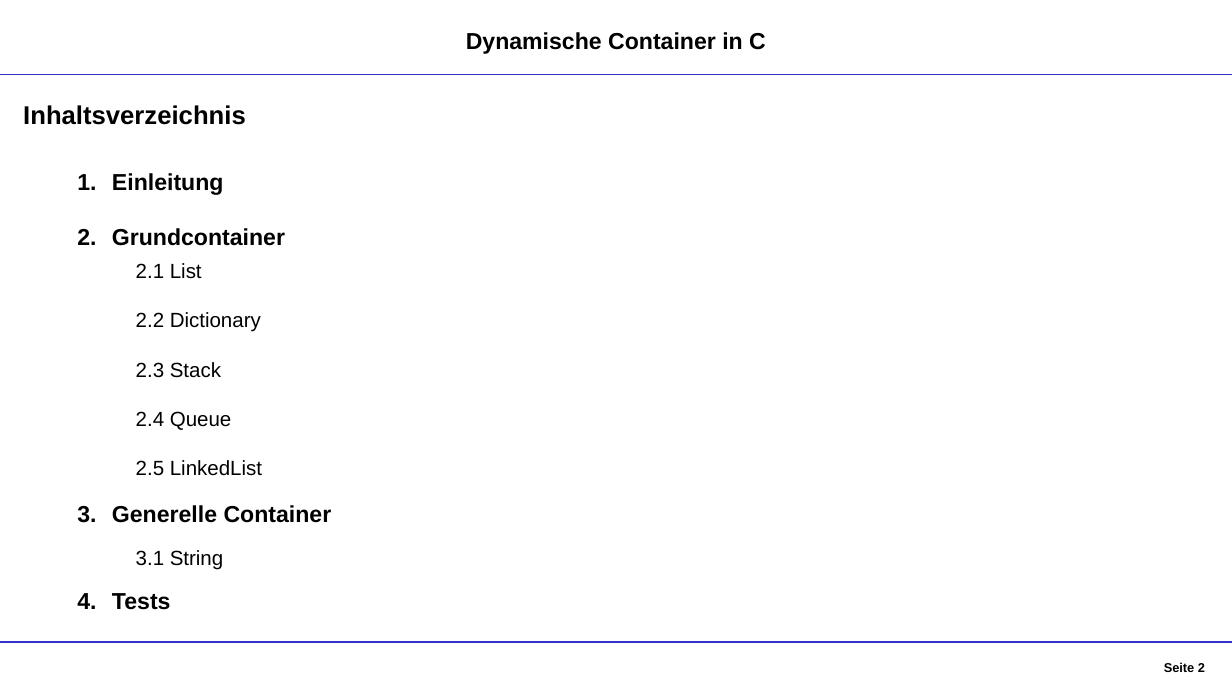
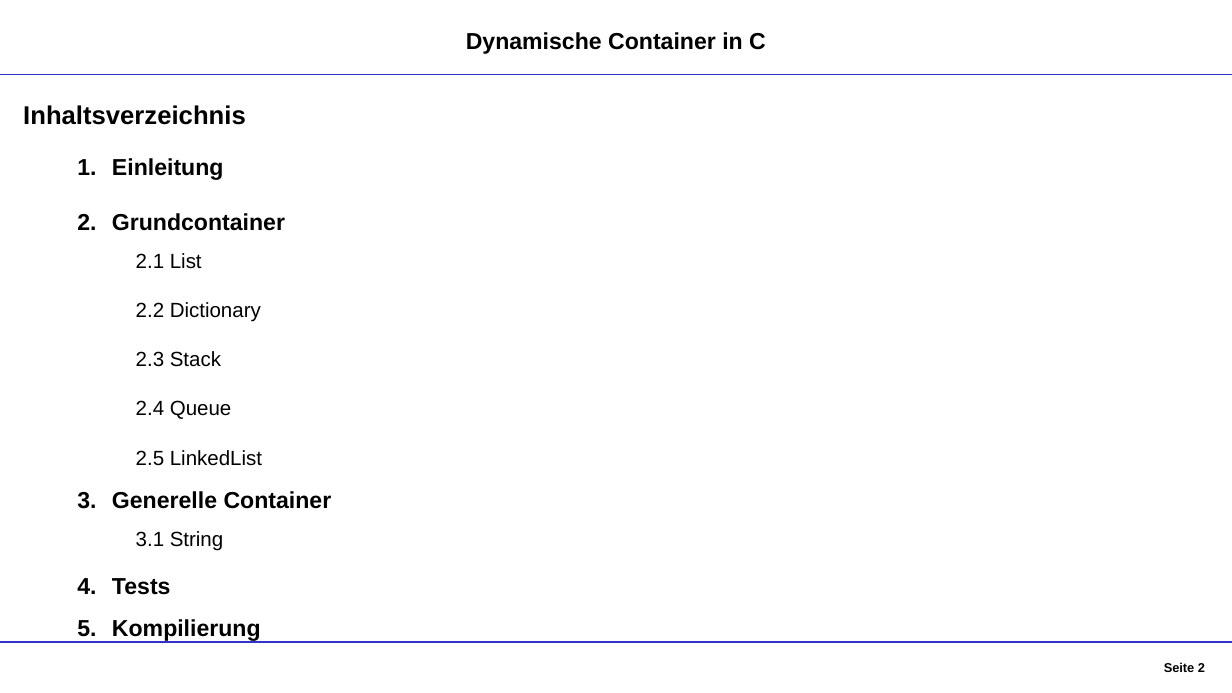
Before and after one commit to DennisGoss99/InPr_DynamicCollections, a slide deck: slide 2 of Dokumentation/Container - Präsentation.pptx. Drawn at 1232x693 pixels with LibreOffice and Linux fonts; fonts in the diff are those of the drawing. Boxes give left, top, right and bottom in pixels: in the first picture for what was removed or moved away, otherwise in the second. Text is boxed around its words. In the diff, an @@ line names an element or a change of style, - is before the commit and + after.

```diff
--- a/Dokumentation/Container - Präsentation.pptx
+++ b/Dokumentation/Container - Präsentation.pptx
@@ text "Einleitung": place and size @@
-text "Einleitung" at bbox=[112, 173, 332, 610]
+text "Einleitung" at bbox=[112, 158, 332, 641]
@@ text "2.1 List": place and size @@
-text "2.1 List" at bbox=[136, 263, 262, 476]
+text "2.1 List" at bbox=[136, 253, 262, 466]
@@ text "3.1 String": place and size @@
-text "3.1 String" at bbox=[136, 550, 223, 570]
+text "3.1 String" at bbox=[136, 531, 223, 551]
@@ text at bbox=[112, 619, 261, 641]: paragraph added @@
+5. Kompilierung
```
Also in this commit, not shown: 7 other slides changed, 9 slides added, 2 other files.
